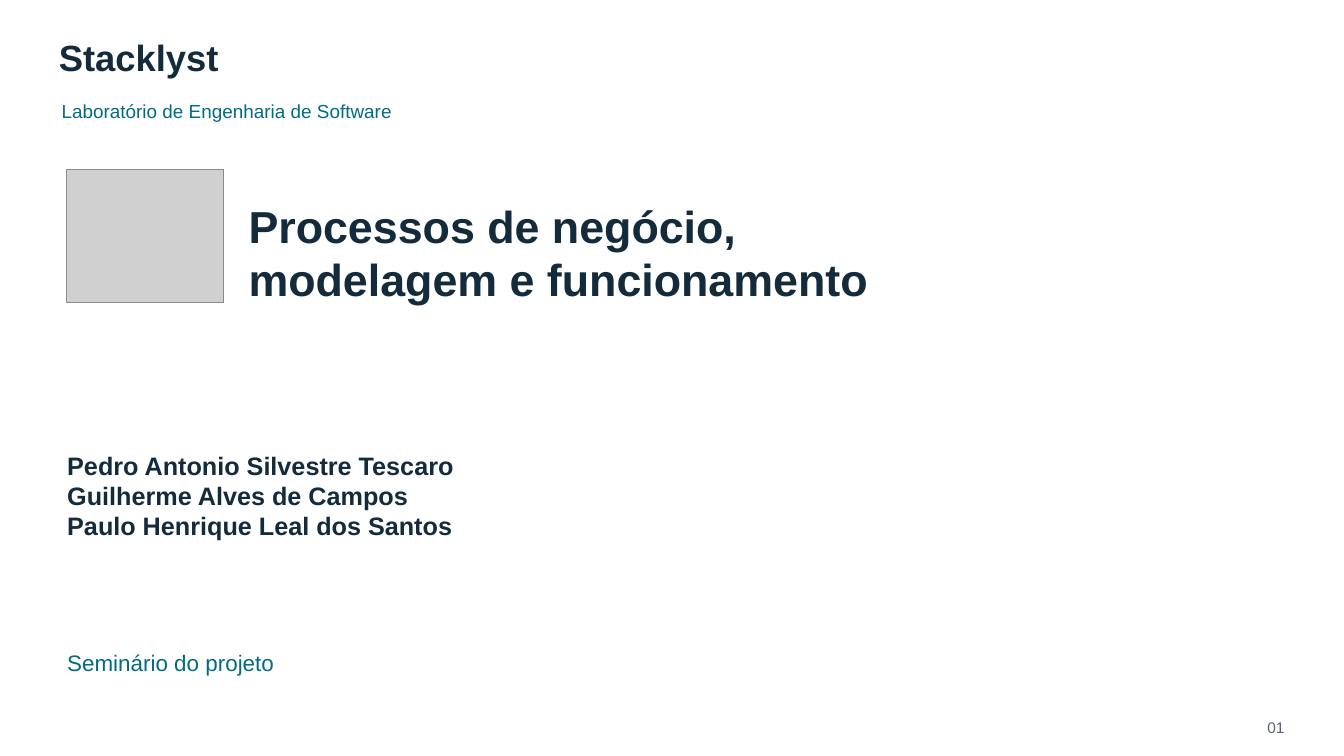
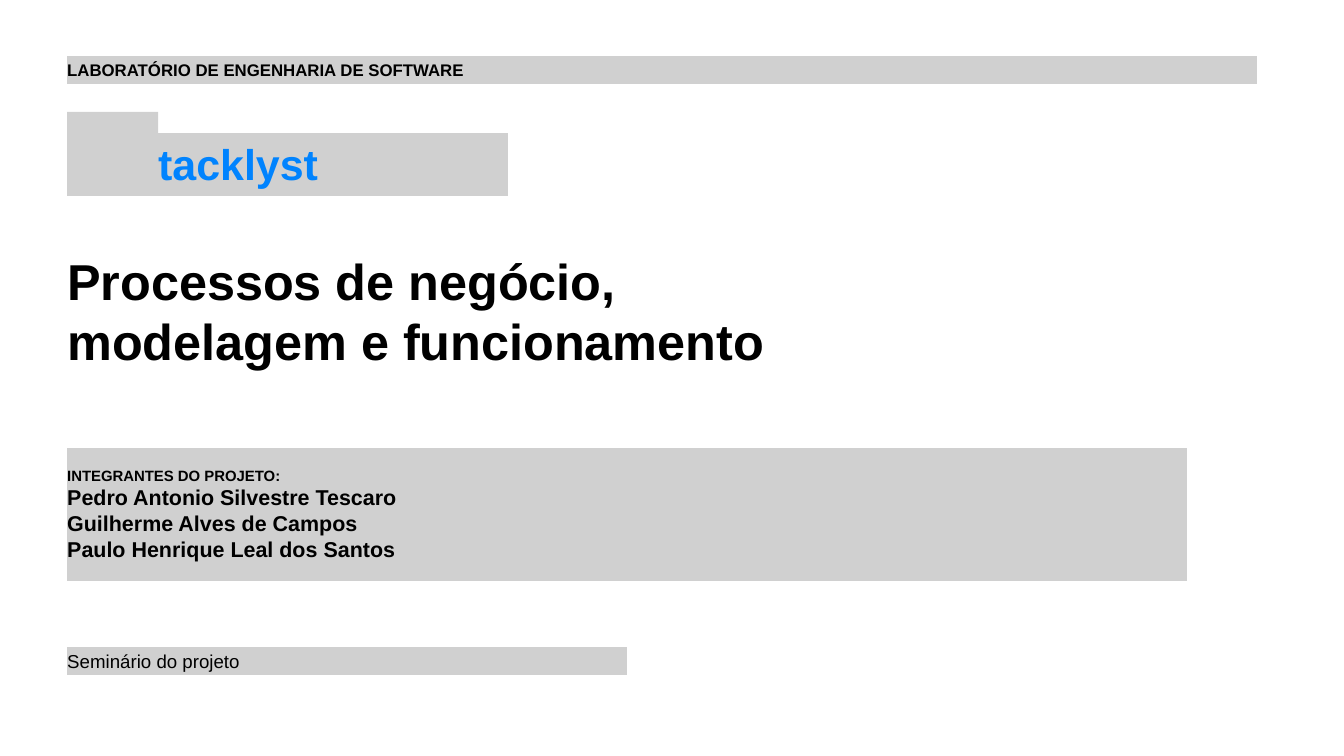
Before and after one commit to pedrotescaro/Stacklyst, a slide deck: slide 1 of docs/laboratorio-engenharia-software/revisao-final-2026-11-03/entregaveis/Stacklyst-seminario-atualizado-2026-11-03.pptx. Drawn at 1344x756 pixels with LibreOffice and Linux fonts; fonts in the diff are those of the drawing; grey boxes stand for pictures. Boxes give left, top, right and bottom in pixels: in the first picture for what was removed or moved away, otherwise in the second. Text is boxed around its words. In the diff, an @@ line names an element or a change of style, - is before the commit and + after.

Commit message:
docs(final): adicionar arquivos da revisao final do Stacklyst
- Adiciona Documentos 01, 02, 03 e 04 em DOCX do Google Drive

- Atualiza modelo Astah com Caso de Uso Geral (.asta e .zip)

- Atualiza apresentacao do seminario (.pptx)

- Atualiza READMEs com referencias da entrega final

```diff
--- a/docs/laboratorio-engenharia-software/revisao-final-2026-11-03/entregaveis/Stacklyst-seminario-atualizado-2026-11-03.pptx
+++ b/docs/laboratorio-engenharia-software/revisao-final-2026-11-03/entregaveis/Stacklyst-seminario-atualizado-2026-11-03.pptx
@@ text removed at (59,44,219,79) @@
-Stacklyst
@@ picture added at (67,56,1257,84) @@
@@ text at (67,62,463,76): text changed; size 20.2 to 18 pt; text colour #006C83 to #000000; bold on @@
-Laboratório de Engenharia de Software
+LABORATÓRIO DE ENGENHARIA DE SOFTWARE
@@ picture added at (67,112,158,196) @@
@@ picture added at (158,133,508,196) @@
@@ text added at (158,149,318,189), 46 pt, text #0083FE, bold @@
+tacklyst
@@ picture removed at (67,169,223,302) @@
@@ text "Processos de negócio,": place and size @@
-text "Processos de negócio," at (249,210,868,305)
+text "Processos de negócio," at (67,263,764,370)
@@ text "Processos de negócio," at (67,263,764,370): size 48 to 54 pt, text colour #142B3B to #000000; line spacing 1 to 64.8pt; vertical alignment middle to top @@
@@ text "INTEGRANTES DO PROJETO:": place and size @@
-text "INTEGRANTES DO PROJETO:" at (67,456,454,541)
+text "INTEGRANTES DO PROJETO:" at (67,470,397,562)
@@ picture added at (67,448,1187,581) @@
@@ text at (67,470,280,481): paragraph added @@
+INTEGRANTES DO PROJETO:
@@ text at (67,489,397,562): size 27 to 23 pt, text colour #142B3B to #000000 in "Pedro Antonio Silvestre Tescaro", "Guilherme Alves de Campos", "Paulo Henrique Leal dos Santos"; line spacing 1 to 27.6pt @@
@@ text "Seminário do projeto" at (67,654,239,672): size 24 to 20 pt, text colour #006C83 to #000000; line spacing 1 to 24pt @@
@@ picture added at (67,648,627,676) @@
@@ text removed at (1267,722,1284,733) @@
-01
```
Also in this commit, not shown: 63 other slides changed, 8 slides added, 12 slides removed, 24 other files.
